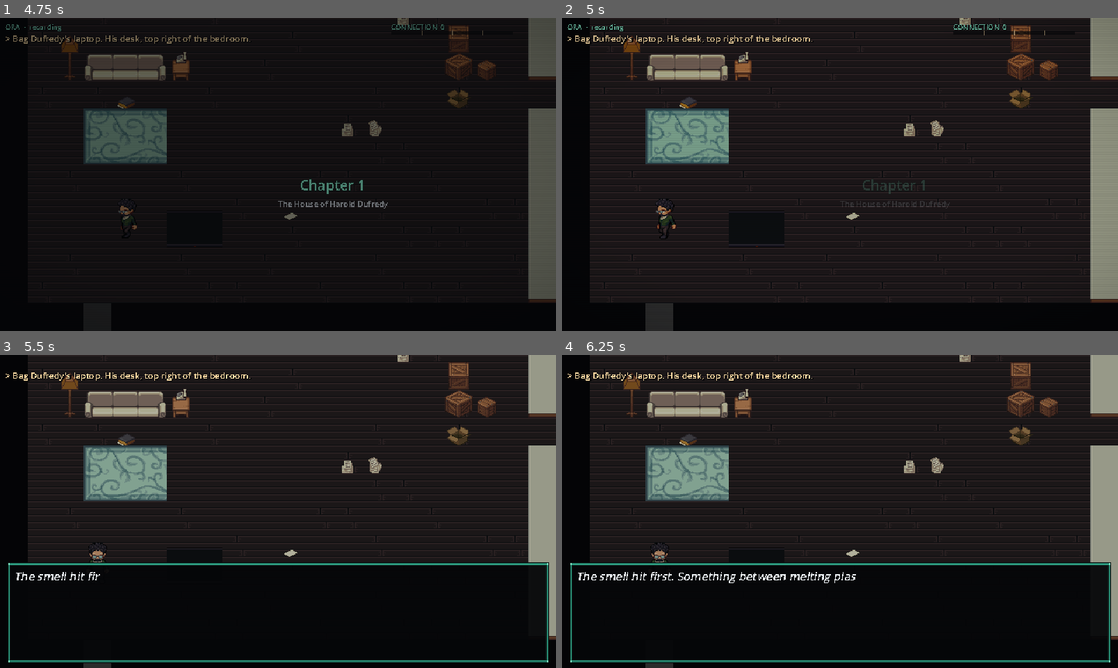
Above: before the commit, frames 1-4 (two rows, left to right).
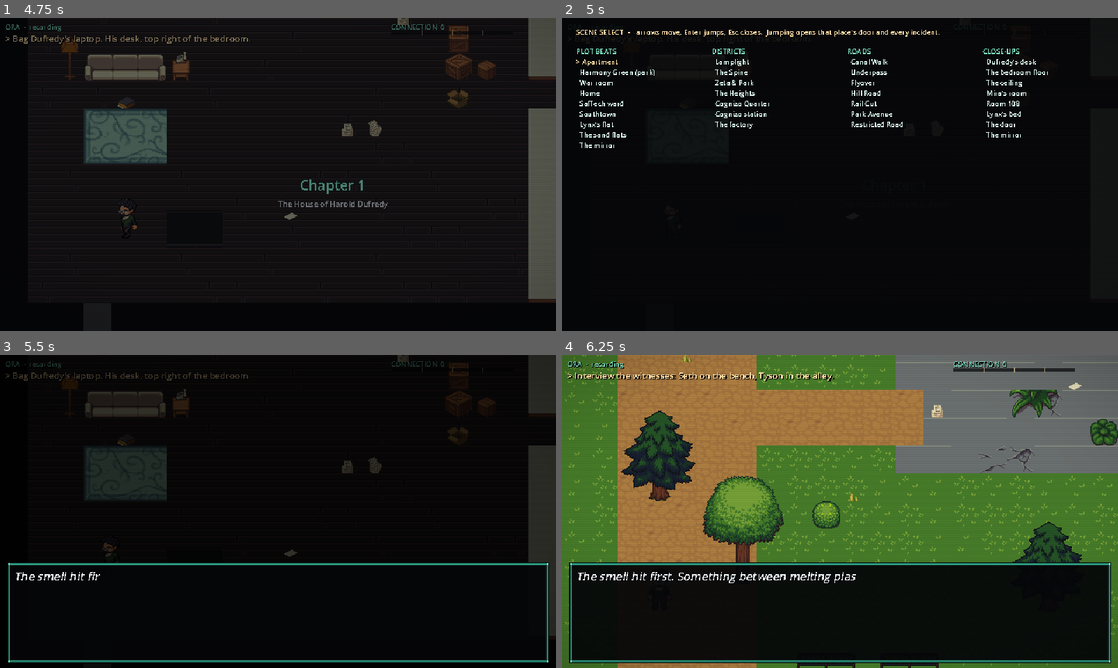
Above: after the commit, the same moments.

Repository: roweboat25/Hunger-beneath-us
Game: Godot game, scene res://scenes/Main.tscn
Same seed, same stepped clock (60 frames per second), same inputs: the game is played once before the commit and once after it.
Inputs:
- Up to frame 1 (4.75 s): tap Enter at 0.5, 1.25, 2.75, 4.25 s; hold D (move_right) 0.53-1.28 s; hold L (case_log) 0.53-1.28 s; tap E (interact) at 0.8, 1.35, 3.05 s; hold S (move_down) 1.28-2.03 s; tap F (scan) at 1.55, 3.8, 4.35 s; hold D (move_right) 2.03-2.78 s; hold F (scan) 2.03-2.78 s; tap L (case_log) at 2.3, 2.85, 4.55 s; hold W (move_up) 2.78-3.53 s; tap Space at 3.5 s; hold E (interact) 3.53-4.28 s; hold A (move_left) from 3.53 s (still down); tap Escape (cancel) at 4.15 s
- Up to frame 2 (5 s): keep holding A (move_left); tap M (scene_menu, bound only after the commit) at 4.9 s
- Up to frame 3 (5.5 s): release A (move_left) at 5.03 s; hold S (move_down) from 5.03 s (still down); hold E (interact) from 5.03 s (still down); tap G (toggle_glasses) at 5.1 s
- Up to frame 4 (6.25 s): release S (move_down) at 5.78 s; release E (interact) at 5.78 s; hold D (move_right) from 5.78 s (still down); tap 1 at 5.85 s; tap F (scan) at 6.05 s

Frame 1 is identical in both runs. In frame 2, 28% of the frame differs, in the area x 1-100%, y 0-100%; in frame 3, 20%; in frame 4, 66%, in the area x 0-100%, y 0-100%.

Commit message:
Add the scene-select menu for playtesting
M opens a scene menu anywhere, including the title screen: every map by
district, road and plot beat, and every painted close-up. Arrows move,
Enter jumps, Esc closes. A jump opens the target's door and every
incident so the place is playable on arrival.

Co-Authored-By: Claude Fable 5.1 <noreply@anthropic.com>
Claude-Session: https://claude.ai/code/session_01B2ggZ7uvmcjyRPxg6sEM7Z

Diff:
--- a/project.godot
+++ b/project.godot
@@ -86,6 +86,11 @@
 "events": [Object(InputEventKey,"resource_local_to_scene":false,"resource_name":"","device":-1,"window_id":0,"alt_press …(192 unchanged characters)…
 ]
 }
+scene_menu={
+"deadzone": 0.5,
+"events": [Object(InputEventKey,"resource_local_to_scene":false,"resource_name":"","device":-1,"window_id":0,"alt_pressed":false,"shift_pressed":false,"ctrl_pressed":false,"meta_pressed":false,"pressed":false,"keycode":0,"physical_keycode":77,"key_label":0,"unicode":109,"location":0,"echo":false,"script":null)
+]
+}
 case_log={
 "deadzone": 0.5,
 "events": [Object(InputEventKey,"resource_local_to_scene":false,"resource_name":"","device":-1,"window_id":0,"alt_press …(192 unchanged characters)…
--- a/scripts/Main.gd
+++ b/scripts/Main.gd
@@ -25,6 +25,10 @@
 var _scan_panel: PanelContainer
 var _scan_text: RichTextLabel
 var _scan_timer := 0.0
+var _menu: SceneMenu
+var _menu_jump := ""
+var _menu_closeup := false
+var _on_title := false
 
 
 func _ready() -> void:
@@ -70,6 +74,9 @@
 	_feed.modulate.a = 0.0
 	_ui.add_child(_feed)
 	_build_scan_panel()
+	_menu = SceneMenu.new()
+	_menu.jump.connect(_on_menu_jump)
+	add_child(_menu)
 
 	_build_log_panel()
 	_build_title()
@@ -117,6 +124,8 @@
 			_shot_path = arg.trim_prefix("--shot=")
 	if not skip_title:
 		await _title_screen()
+		if not _menu_jump.is_empty():
+			first = _menu_jump
 	await load_map(first)
 	if "--autoplay" in OS.get_cmdline_user_args():
 		var auto: Node = load("res://tools/autoplay.gd").new()
@@ -212,10 +221,19 @@
 	blink.tween_property(prompt, "modulate:a", 0.15, 0.7)
 	blink.tween_property(prompt, "modulate:a", 1.0, 0.7)
 	_fade.modulate.a = 0.0
+	_menu_jump = ""
+	_on_title = true
 	while true:
 		await get_tree().process_frame
+		if _menu.visible:
+			continue
+		if not _menu_jump.is_empty():
+			break
 		if Input.is_action_just_pressed("interact"):
 			break
+		if Input.is_action_just_pressed("scene_menu"):
+			_menu.open()
+	_on_title = false
 	blink.kill()
 	await fade_out(0.8)
 	layer.queue_free()
@@ -457,8 +475,39 @@
 	Game.input_locked = false
 
 
+## A pick on the scene menu. Maps load with their door open and every incident
+## live; close-ups just show the painting until Esc.
+func _on_menu_jump(kind: String, target: String) -> void:
+	if kind == "closeup":
+		_menu_closeup = true
+		Game.input_locked = true
+		closeup.show_view(target.replace("_", " "), "res://assets/closeups/" + target + ".png")
+		return
+	Game.set_glasses(true)
+	if target in World.EXITS and not target in World.STREETS:
+		Game.next_beat = target
+	for id in Game.INCIDENTS:
+		if not id in Game.incidents:
+			Game.incidents[id] = "open"
+	_start_tile = Vector2i(-1, -1)
+	var path := "res://scenes/maps/" + target + ".tscn"
+	if map == null or _on_title:
+		_menu_jump = path
+		return
+	await change_map(path)
+
+
 func _unhandled_input(event: InputEvent) -> void:
-	if event.is_action_pressed("case_log") and not dialogue.visible and not psyon.visible and not closeup.visible:
+	if _menu_closeup and (event.is_action_pressed("cancel") or event.is_action_pressed("interact")):
+		_menu_closeup = false
+		closeup.hide_view()
+		Game.input_locked = false
+		get_viewport().set_input_as_handled()
+	elif event.is_action_pressed("scene_menu") and not _menu.visible and not dialogue.visible and not psyon.visible and not closeup.visible:
+		if _log_panel.visible:
+			_log_panel.hide()
+		_menu.open()
+	elif event.is_action_pressed("case_log") and not dialogue.visible and not psyon.visible and not closeup.visible:
 		_log_panel.visible = not _log_panel.visible
 		Game.input_locked = _log_panel.visible
 		if _log_panel.visible:
--- /dev/null
+++ b/scripts/ui/SceneMenu.gd
@@ -0,0 +1,116 @@
+extends CanvasLayer
+class_name SceneMenu
+## The playtest menu: jump to any map or close-up. M opens it anywhere,
+## including the title screen. Arrows move, Enter jumps, Esc closes.
+
+signal jump(kind: String, target: String)
+
+const COLUMNS := [
+	["PLOT BEATS", [
+		["Apartment", "map", "Apartment"], ["Harmony Green (park)", "map", "Park"], ["War room", "map", "WarRoom"],
+		["Home", "map", "Home"], ["SalTech ward", "map", "Hospital"], ["Southtown", "map", "Southtown"],
+		["Lynx's flat", "map", "LynxApartment"], ["The sand flats", "map", "Desert"], ["The mirror", "map", "Mirror"]]],
+	["DISTRICTS", [
+		["Lamplight", "map", "Lamplight"], ["The Spine", "map", "Spine"], ["Zeta & Park", "map", "ZetaPark"],
+		["The Heights", "map", "Heights"], ["Cognizo Quarter", "map", "Cognizo"], ["Cognizo station", "map", "CognizoStation"],
+		["The factory", "map", "Factory"]]],
+	["ROADS", [
+		["Canal Walk", "map", "CanalWalk"], ["Underpass", "map", "Underpass"], ["Flyover", "map", "Flyover"],
+		["Hill Road", "map", "HillRoad"], ["Rail Cut", "map", "RailCut"], ["Park Avenue", "map", "ParkAve"],
+		["Restricted Road", "map", "RestrictedRoad"]]],
+	["CLOSE-UPS", [
+		["Dufredy's desk", "closeup", "apartment_desk"], ["The bedroom floor", "closeup", "apartment_eyes"],
+		["The ceiling", "closeup", "apartment_ceiling"], ["Mira's room", "closeup", "home_ritual"],
+		["Room 108", "closeup", "hospital_dufredy"], ["Lynx's bed", "closeup", "lynx_laptop"],
+		["The door", "closeup", "desert_door"], ["The mirror", "closeup", "mirror"]]],
+]
+
+var _root: Control
+var _labels: Array = []
+var _col := 0
+var _row := 0
+
+
+func _ready() -> void:
+	layer = 30
+	_root = Control.new()
+	_root.set_anchors_preset(Control.PRESET_FULL_RECT)
+	_root.mouse_filter = Control.MOUSE_FILTER_IGNORE
+	add_child(_root)
+	var bg := ColorRect.new()
+	bg.color = Color("050608", 0.9)
+	bg.set_anchors_preset(Control.PRESET_FULL_RECT)
+	_root.add_child(bg)
+	var title := Label.new()
+	title.text = "SCENE SELECT   -   arrows move, Enter jumps, Esc closes.  Jumping opens that place's door and every incident."
+	title.position = Vector2(16, 10)
+	title.add_theme_font_size_override("font_size", 8)
+	title.add_theme_color_override("font_color", Color("f5d6a0"))
+	_root.add_child(title)
+	for i in COLUMNS.size():
+		var l := RichTextLabel.new()
+		l.bbcode_enabled = true
+		l.scroll_active = false
+		l.position = Vector2(16 + i * 156, 32)
+		l.size = Vector2(152, 300)
+		l.add_theme_font_size_override("normal_font_size", 8)
+		l.add_theme_color_override("default_color", Color("d8f3ea"))
+		_root.add_child(l)
+		_labels.append(l)
+	_fit()
+	get_viewport().size_changed.connect(_fit)
+	hide()
+
+
+func _fit() -> void:
+	_root.position = Vector2.ZERO
+	_root.size = get_viewport().get_visible_rect().size
+
+
+func open() -> void:
+	Game.input_locked = true
+	_refresh()
+	show()
+
+
+func close() -> void:
+	hide()
+	Game.input_locked = false
+
+
+func _refresh() -> void:
+	for i in COLUMNS.size():
+		var t: String = "[color=7fe0c0]" + String(COLUMNS[i][0]) + "[/color]\n"
+		var entries: Array = COLUMNS[i][1]
+		for j in entries.size():
+			var here := i == _col and j == _row
+			t += ("[color=f5d6a0]> %s[/color]\n" % entries[j][0]) if here else ("  %s\n" % entries[j][0])
+		_labels[i].text = t
+
+
+func _unhandled_input(event: InputEvent) -> void:
+	if not visible:
+		return
+	var entries: Array = COLUMNS[_col][1]
+	if event.is_action_pressed("cancel") or event.is_action_pressed("scene_menu"):
+		close()
+	elif event.is_action_pressed("move_down"):
+		_row = (_row + 1) % entries.size()
+	elif event.is_action_pressed("move_up"):
+		_row = (_row - 1 + entries.size()) % entries.size()
+	elif event.is_action_pressed("move_right"):
+		_col = (_col + 1) % COLUMNS.size()
+		_row = mini(_row, COLUMNS[_col][1].size() - 1)
+	elif event.is_action_pressed("move_left"):
+		_col = (_col - 1 + COLUMNS.size()) % COLUMNS.size()
+		_row = mini(_row, COLUMNS[_col][1].size() - 1)
+	elif event.is_action_pressed("interact"):
+		var e: Array = entries[_row]
+		close()
+		get_viewport().set_input_as_handled()
+		jump.emit(e[1], e[2])
+		return
+	else:
+		return
+	get_viewport().set_input_as_handled()
+	_refresh()
